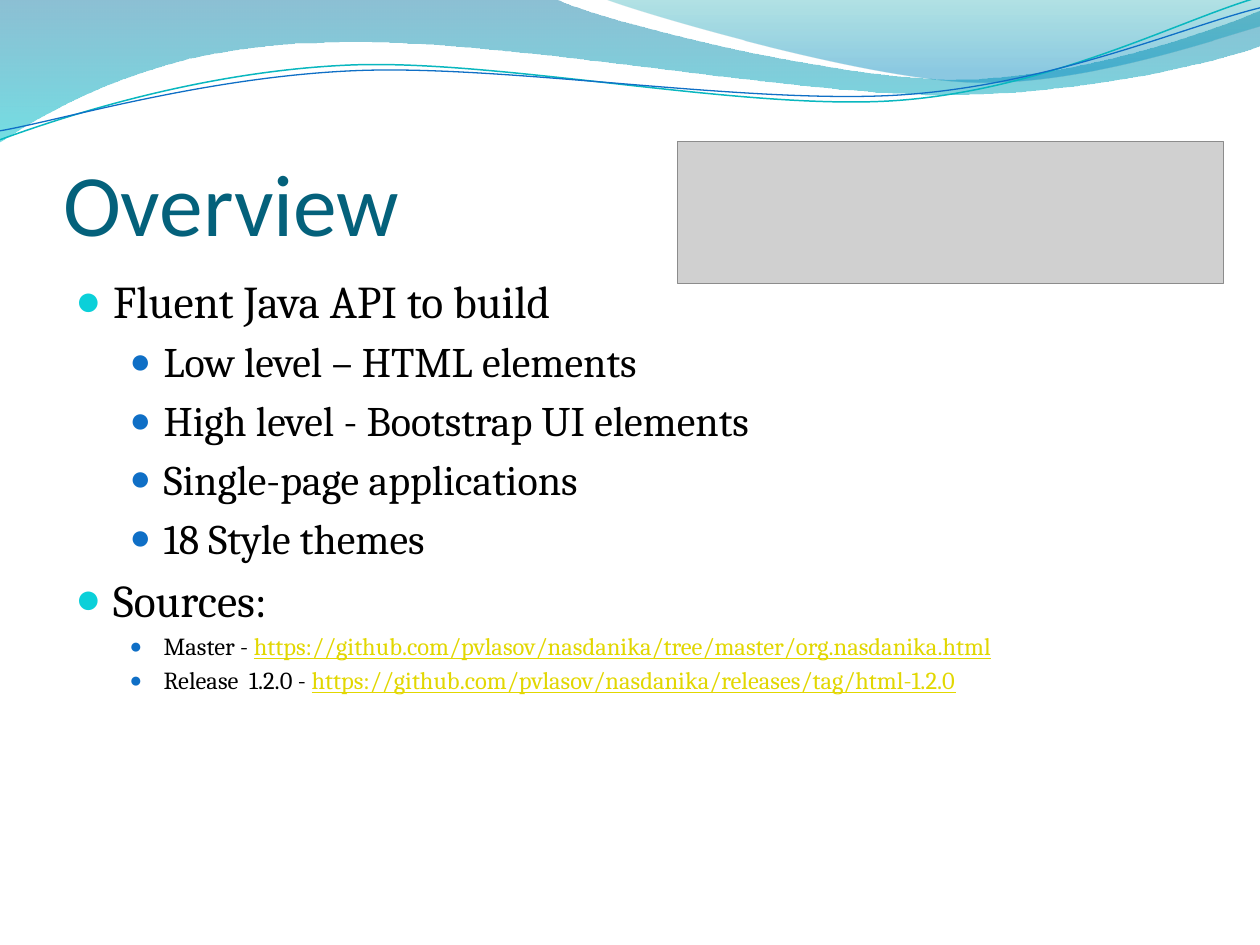
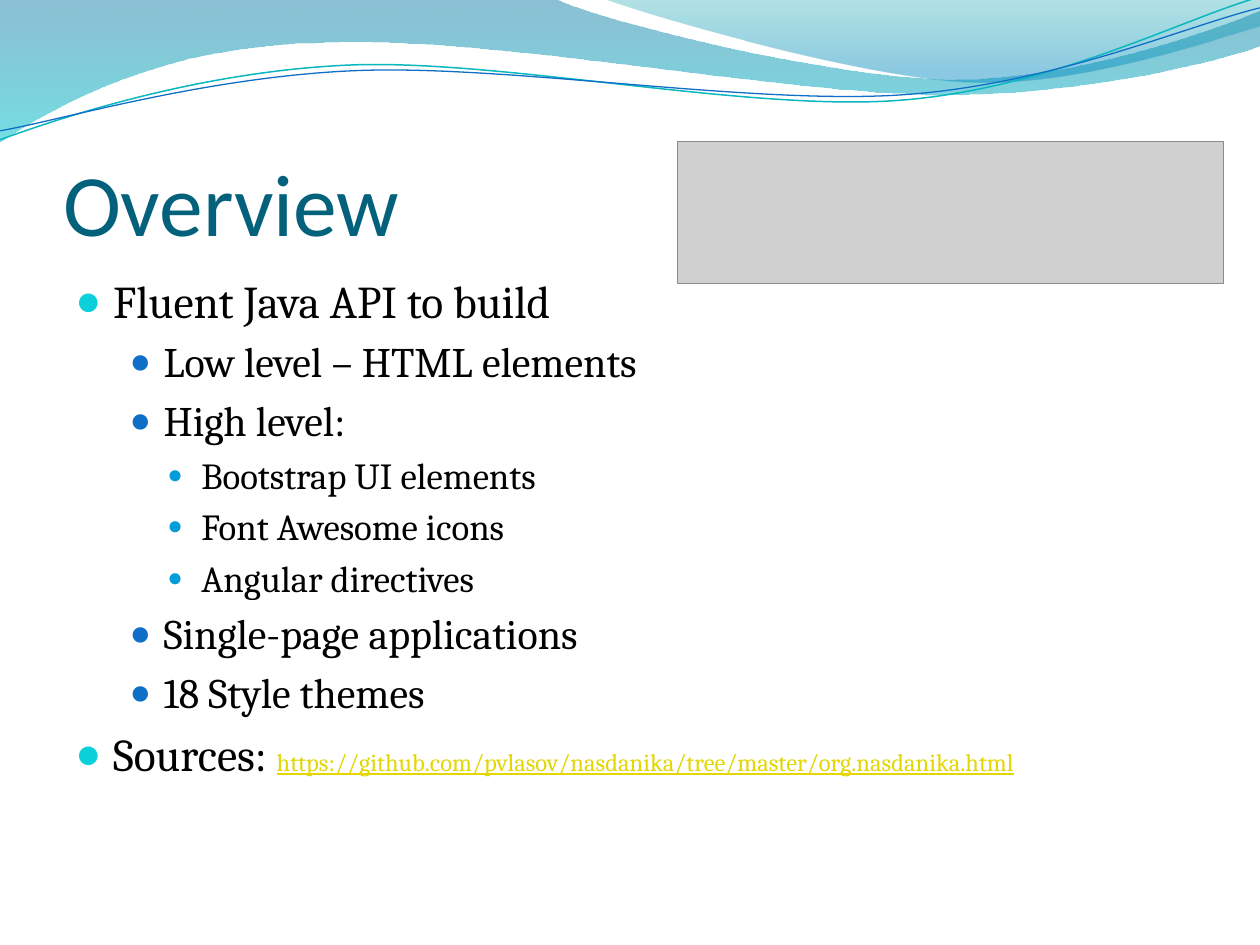
Before and after one commit to Nasdanika/server, a slide deck: slide 2 of Nasdanika HTML.pptx. Drawn at 1260x945 pixels with LibreOffice and Linux fonts; fonts in the diff are those of the drawing; grey boxes stand for pictures; background and template pictures are left out. Boxes give left, top, right and bottom in pixels: in the first picture for what was removed or moved away, otherwise in the second. Text is boxed around its words. In the diff, an @@ line names an element or a change of style, - is before the commit and + after.

Commit message:
Font Awesome and Angular support.

```diff
--- a/Nasdanika HTML.pptx
+++ b/Nasdanika HTML.pptx
@@ text at <box>164,406,536,600</box>: text changed; size 24 to 21 pt @@
-  ● High level - Bootstrap UI elements
+  ● High level:
+    ● Bootstrap UI elements
+    ● Font Awesome icons
+    ● Angular directives
@@ text at <box>113,740,1014,777</box>: text changed @@
-● Sources:
-  ● Master - https://github.com/pvlasov/nasdanika/tree/master/org.nasdanika.html
-  ● Release 1.2.0 - https://github.com/pvlasov/nasdanika/releases/tag/html-1.2.0
+● Sources: https://github.com/pvlasov/nasdanika/tree/master/org.nasdanika.html
```
Also in this commit, not shown: 1 slide added.
